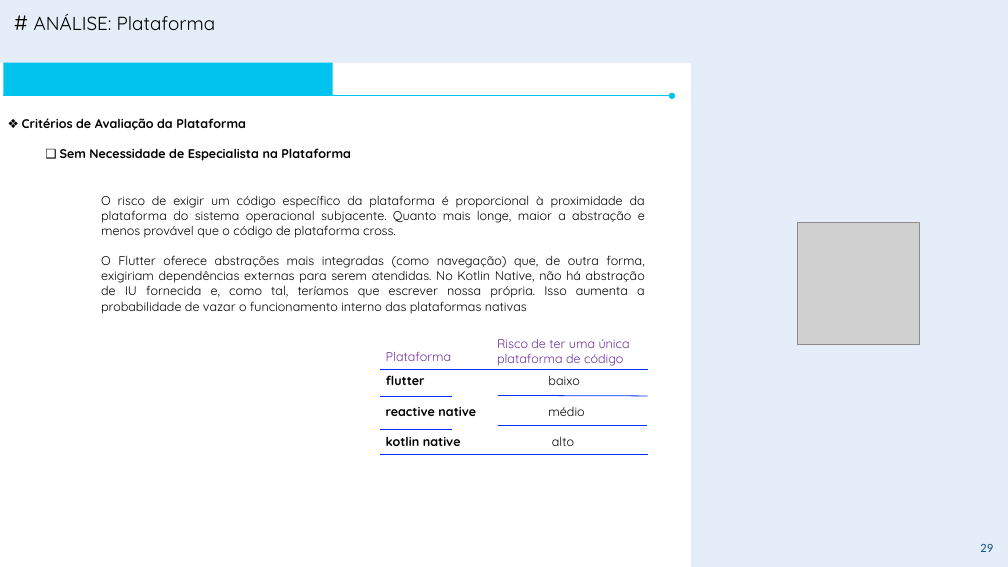
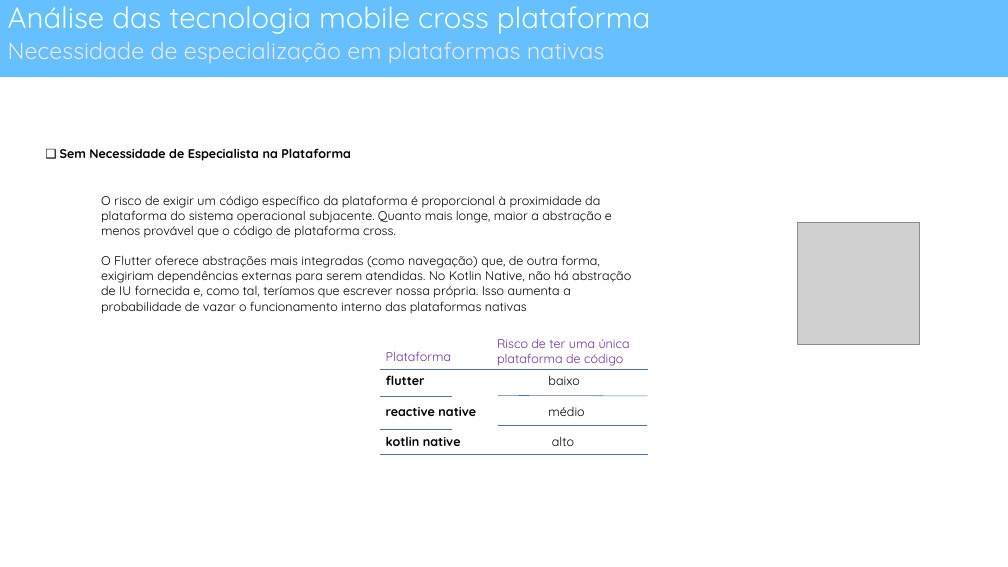
Before and after one commit to andrelcalves/reference_architectures, a slide deck: slide 29 of plataforma mobile/VR - SUPERAPP V1.0.pptx. Drawn at 1008x567 pixels with LibreOffice and Linux fonts; fonts in the diff are those of the drawing; grey boxes stand for pictures; background and template pictures are left out. Boxes give left, top, right and bottom in pixels: in the first picture for what was removed or moved away, otherwise in the second. Text is boxed around its words. In the diff, an @@ line names an element or a change of style, - is before the commit and + after.

Commit message:
arquitetura superapp mobile

```diff
--- a/plataforma mobile/VR - SUPERAPP V1.0.pptx
+++ b/plataforma mobile/VR - SUPERAPP V1.0.pptx
@@ background #FFFFFF to #FFFFFF at 50% opacity @@
@@ rectangle: place and size @@
-rectangle at [0,0,1008,63]
+rectangle at [0,0,1008,77]
@@ rectangle at [0,0,1008,77]: fill #558ED5 at 15% opacity to #66BFFF @@
@@ title added at [8,6,650,34], 28 pt, text #EFFFF1 @@
+Análise das tecnologia mobile cross plataforma
@@ text removed at [34,14,216,30] @@
-# ANÁLISE: Plataforma
@@ subtitle added at [8,42,605,64], 22.2 pt, text #E7E6E6 @@
+Necessidade de especialização em plataformas nativas
@@ rectangle removed at [3,63,333,96] @@
@@ rectangle removed at [691,63,1008,567] @@
@@ arrow removed from (3, 96) to (672, 96) @@
@@ text removed at [22,118,246,130] @@
-❖ Critérios de Avaliação da Plataforma
@@ text "O risco de exigir um ..." at [101,195,631,314]: alignment justified to left @@
@@ line (380, 370) - (648, 370): stroke #002EFD 0.75 pt to #4472C4 0.5 pt @@
@@ line (380, 396) - (452, 396): stroke #002EFD 0.75 pt to #4472C4 0.5 pt @@
@@ line (498, 395) - (648, 396): stroke #002EFD 0.75 pt to #4472C4 0.5 pt @@
@@ line (380, 430) - (452, 430): stroke #002EFD 0.75 pt to #4472C4 0.5 pt @@
@@ line (498, 426) - (647, 426): stroke #002EFD 0.75 pt to #4472C4 0.5 pt @@
@@ line (380, 454) - (648, 454): stroke #002EFD 0.75 pt to #4472C4 0.5 pt @@
@@ page number removed at [980,544,993,552] @@
-29
```
Also in this commit, not shown: 40 other slides changed, 11 slides added, 2 slides removed, 1 other file.
